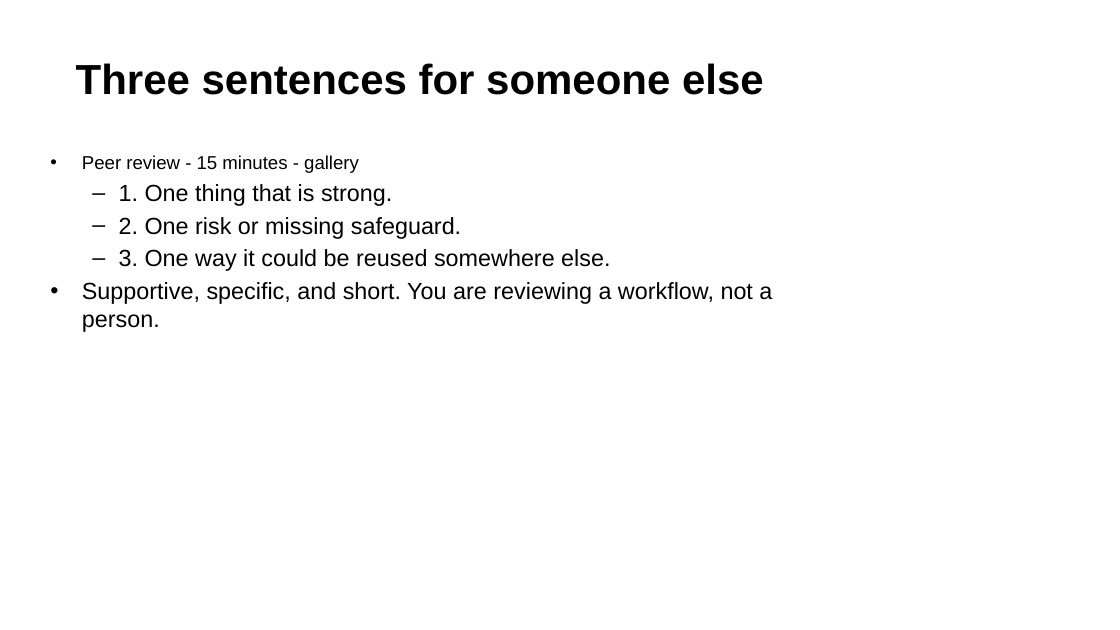
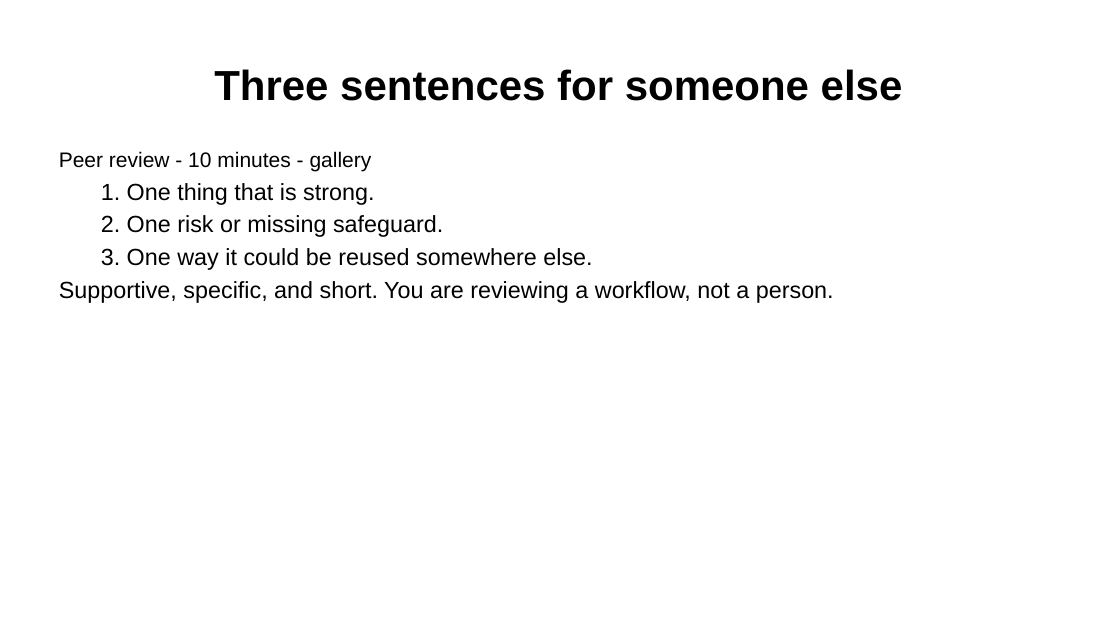
Before and after one commit to Community-Access/glow, a slide deck: slide 24 of docs/ahg-2026/slides.pptx. Drawn at 1120x630 pixels with LibreOffice and Linux fonts; fonts in the diff are those of the drawing. Boxes give left, top, right and bottom in pixels: in the first picture for what was removed or moved away, otherwise in the second. Text is boxed around its words. In the diff, an @@ line names an element or a change of style, - is before the commit and + after.

```diff
--- a/docs/ahg-2026/slides.pptx
+++ b/docs/ahg-2026/slides.pptx
@@ title "Three sentences for someone else": place and size @@
-title "Three sentences for someone else" at box(76, 63, 764, 95)
+title "Three sentences for someone else" at box(214, 69, 903, 101)
@@ text "Peer review - 10 minutes ...": place and size @@
-text "Peer review - 10 minutes ..." at box(82, 155, 772, 332)
+text "Peer review - 10 minutes ..." at box(59, 151, 834, 303)
@@ text at box(59, 151, 372, 172): text changed; size 16 to 18 pt @@
-• Peer review - 15 minutes - gallery
+Peer review - 10 minutes - gallery
@@ text at box(59, 183, 834, 303): bullet – to none; bullet • to none @@
```
Also in this commit, not shown: 28 other slides changed, 1 slide added, 1 slide removed, 20 other files.
